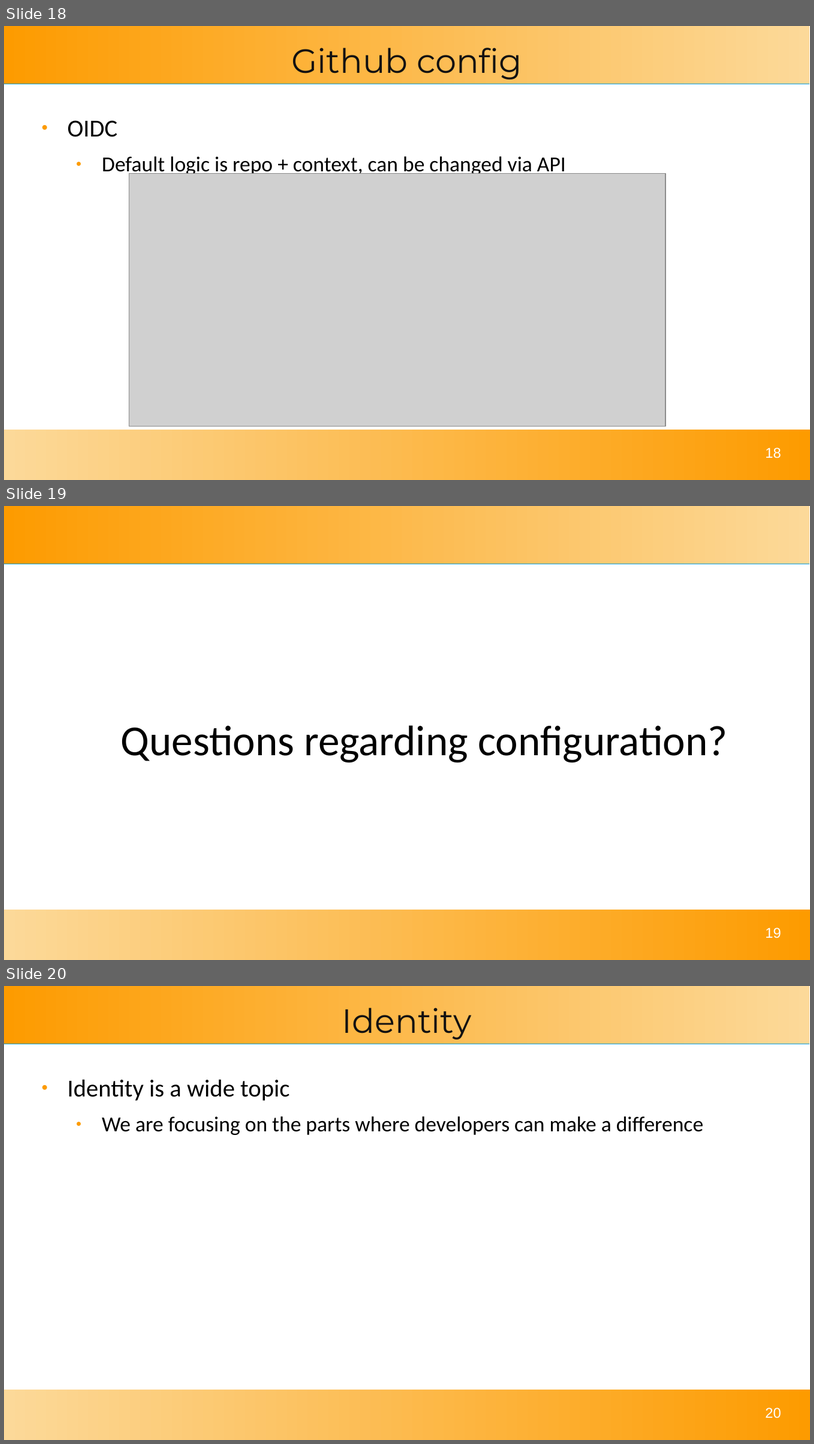
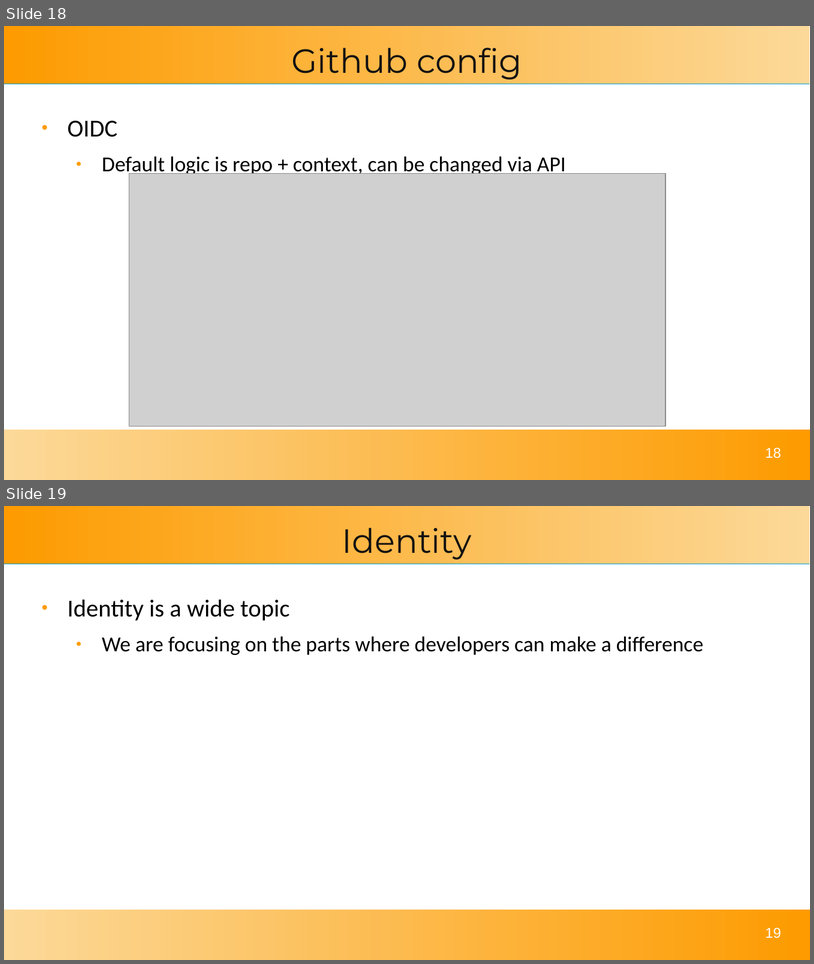
Before and after one commit to solomson/solom.tech, a slide deck: assets/talks/tdc2024.odp. Shown one above the other, each under a label of ours: slides 18, 19 and 20 before the commit, slides 18 and 19 after it. The pictures are 814x1444 and 814x964 pixels, drawn with LibreOffice and Linux fonts; fonts in the diff are those of the drawing; grey boxes stand for pictures. Boxes give left, top, right and bottom in pixels: in the first picture for what was removed or moved away, otherwise in the second. Text is boxed around its words. In the diff, an @@ line names an element or a change of style, - is before the commit and + after.

```diff
--- a/assets/talks/tdc2024.odp
+++ b/assets/talks/tdc2024.odp
@@ slide 19 removed at (x1=4, y1=506, x2=810, y2=960), background #FFFFFF; not listed: 2 template elements that a slide beside it also shows @@
@@ text removed at (x1=121, y1=725, x2=728, y2=763) @@
-Questions regarding configuration?
@@ page number removed at (x1=765, y1=927, x2=781, y2=938) @@
-19
@@ what was slide 20 is now slide 19 @@
@@ page number at (x1=765, y1=927, x2=781, y2=938): text changed @@
-20
+19
```
Also in this commit, not shown: 9 slides changed, 2 other slides removed, 3 other files.
